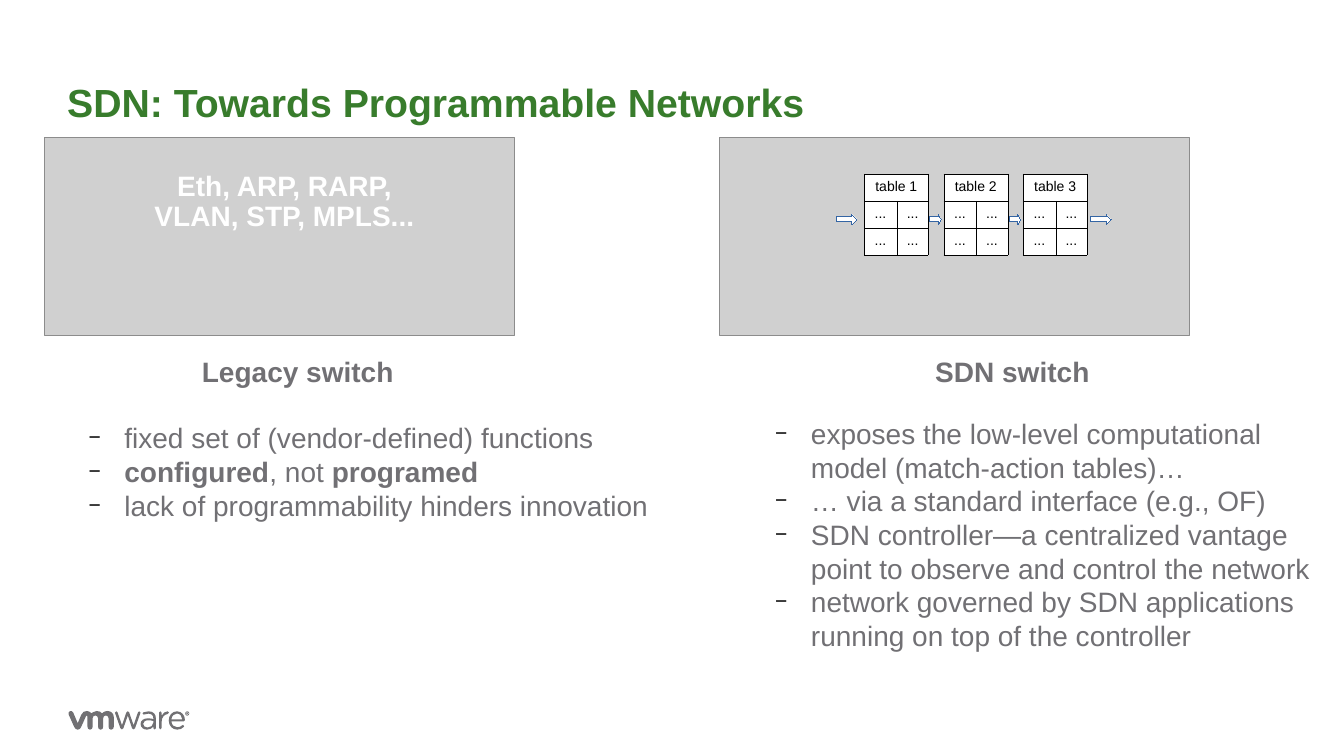
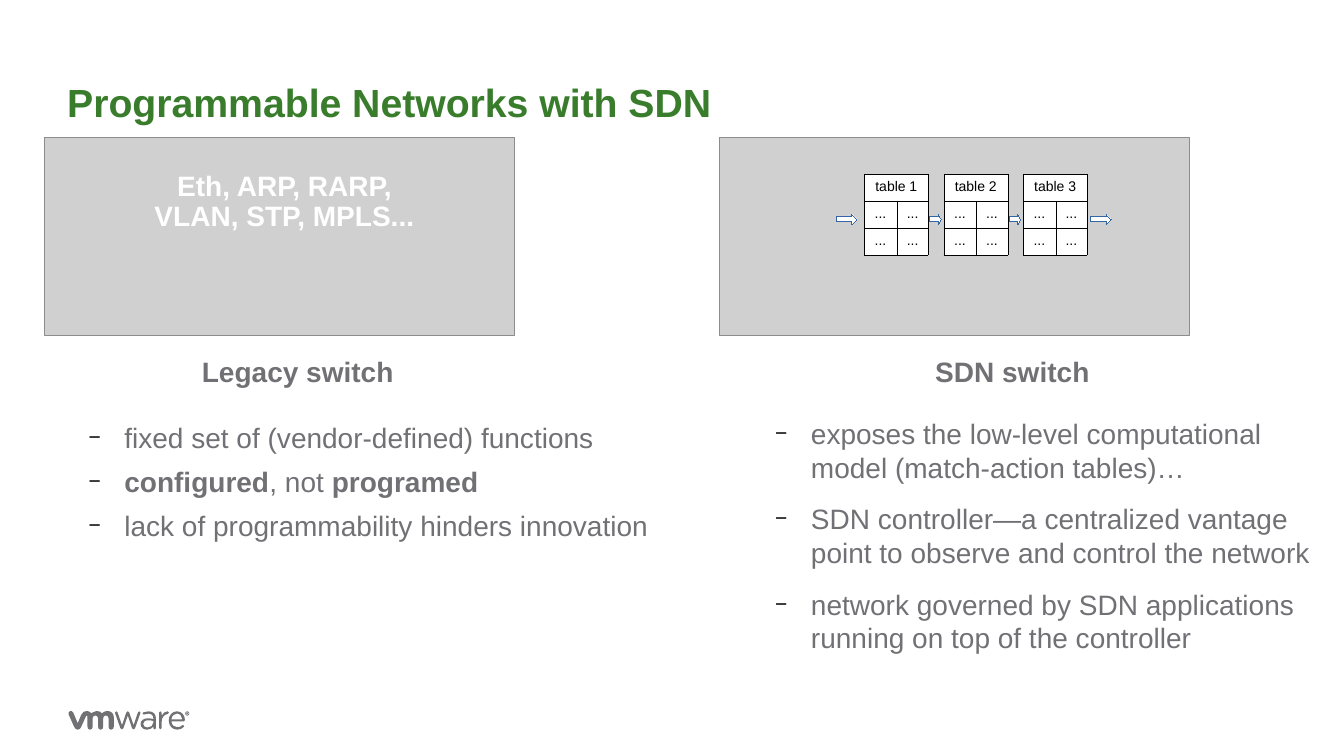
Before and after one commit to ryzhyk/cocoon, a slide deck: slide 2 of doc/wnv17/cocoon.odp. Drawn at 1344x756 pixels with LibreOffice and Linux fonts; fonts in the diff are those of the drawing; grey boxes stand for pictures; background and template pictures are left out. Boxes give left, top, right and bottom in pixels: in the first picture for what was removed or moved away, otherwise in the second. Text is boxed around its words. In the diff, an @@ line names an element or a change of style, - is before the commit and + after.

```diff
--- a/doc/wnv17/cocoon.odp
+++ b/doc/wnv17/cocoon.odp
@@ title at [67,88,711,125]: text changed @@
-SDN: Towards Programmable Networks
+Programmable Networks with SDN
@@ text "fixed set of (vendor-defined) functions" at [124,427,648,541]: more space between paragraphs @@
@@ text "exposes the low-level computational model ..." at [811,423,1309,654]: more space between paragraphs @@
@@ text at [847,490,1265,517]: paragraph removed @@
-  − … via a standard interface (e.g., OF)
```
Also in this commit, not shown: 5 other slides changed, 1 slide removed.
